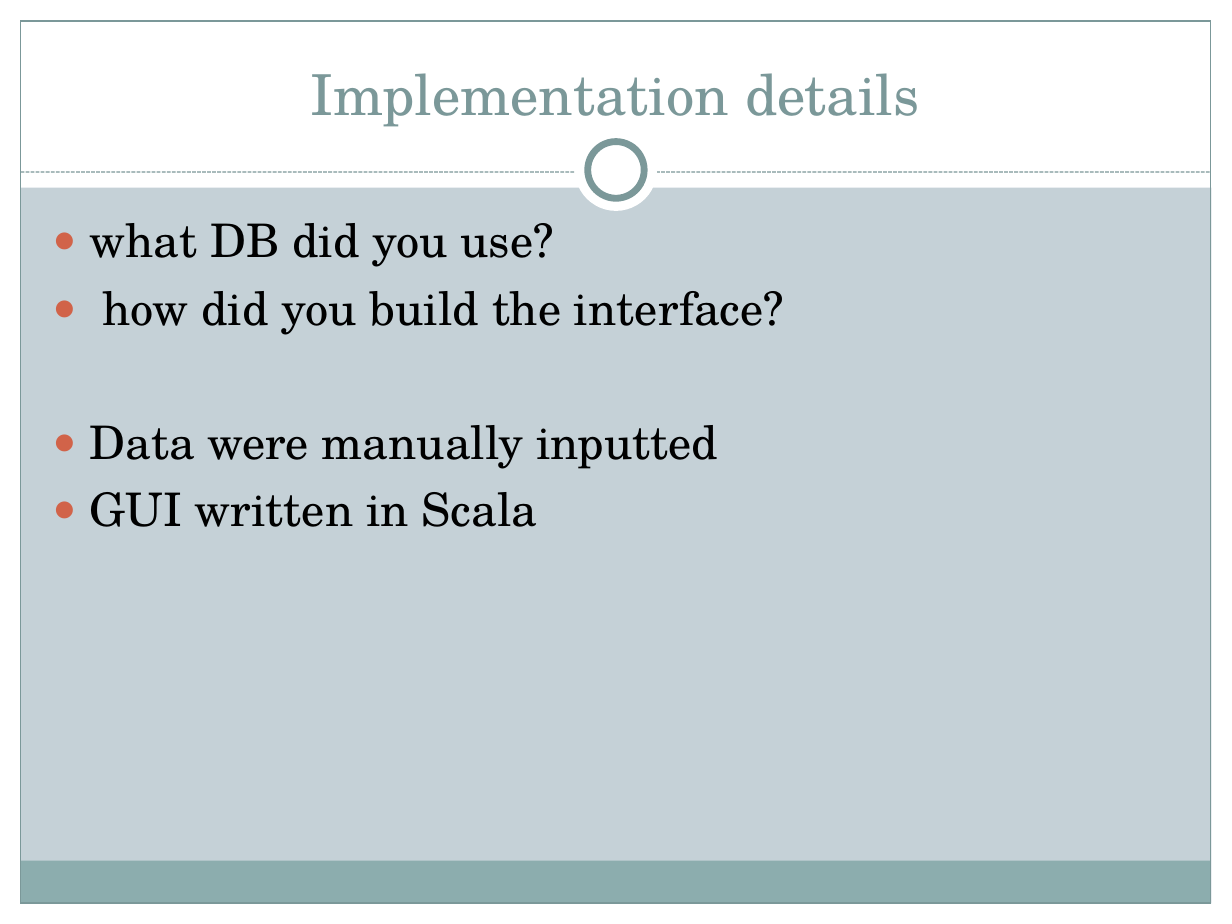
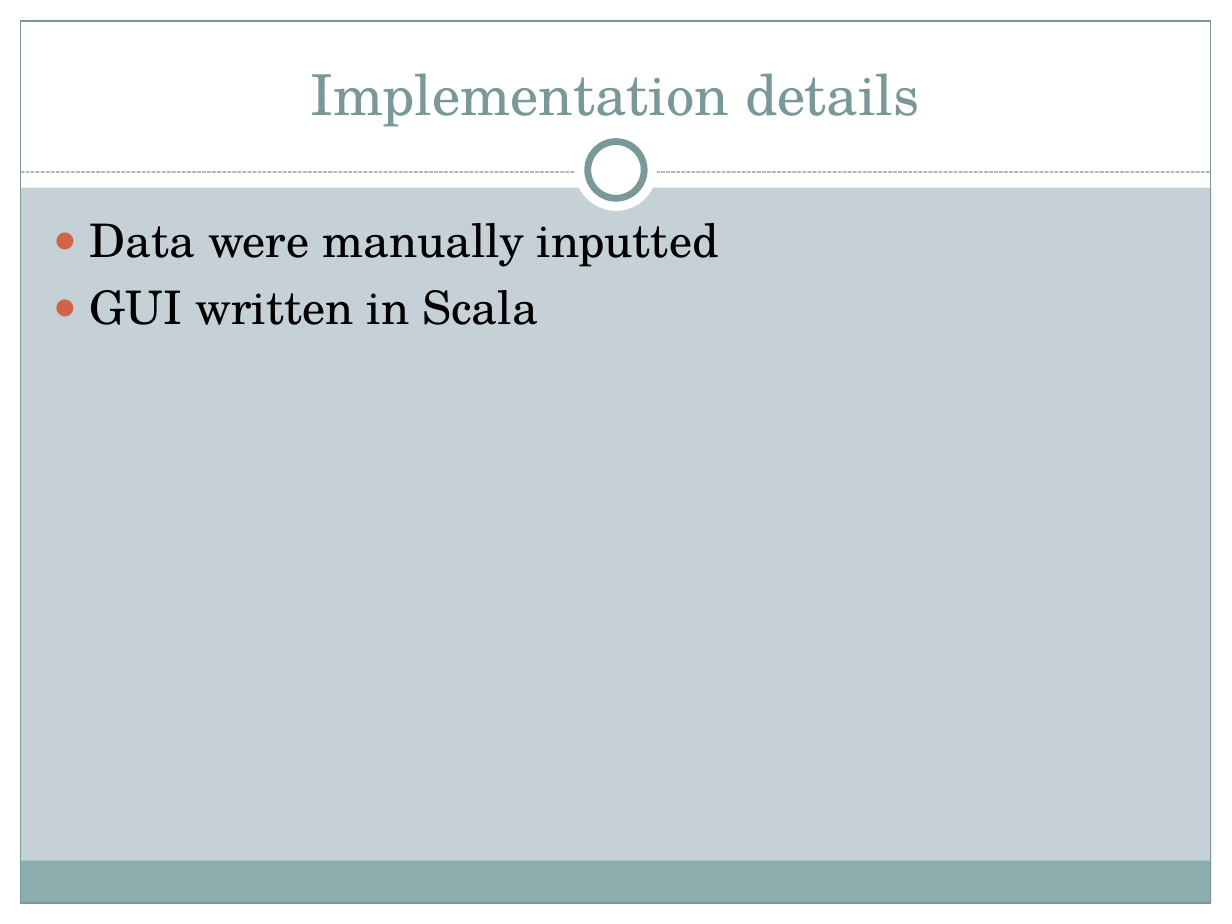
Before and after one commit to allenkvu/CSE111-project, a slide deck: slide 7 of DB_powerpoint.ppt. Drawn at 1232x924 pixels with LibreOffice and Linux fonts; fonts in the diff are those of the drawing. Boxes give left, top, right and bottom in pixels: in the first picture for what was removed or moved away, otherwise in the second. Text is boxed around its words. In the diff, an @@ line names an element or a change of style, - is before the commit and + after.

```diff
--- a/DB_powerpoint.ppt
+++ b/DB_powerpoint.ppt
@@ text at <box>89,223,784,335</box>: paragraphs removed @@
-● what DB did you use?
-● how did you build the interface?
```
Also in this commit, not shown: 3 other slides changed, 1 slide added, 1 slide removed.
